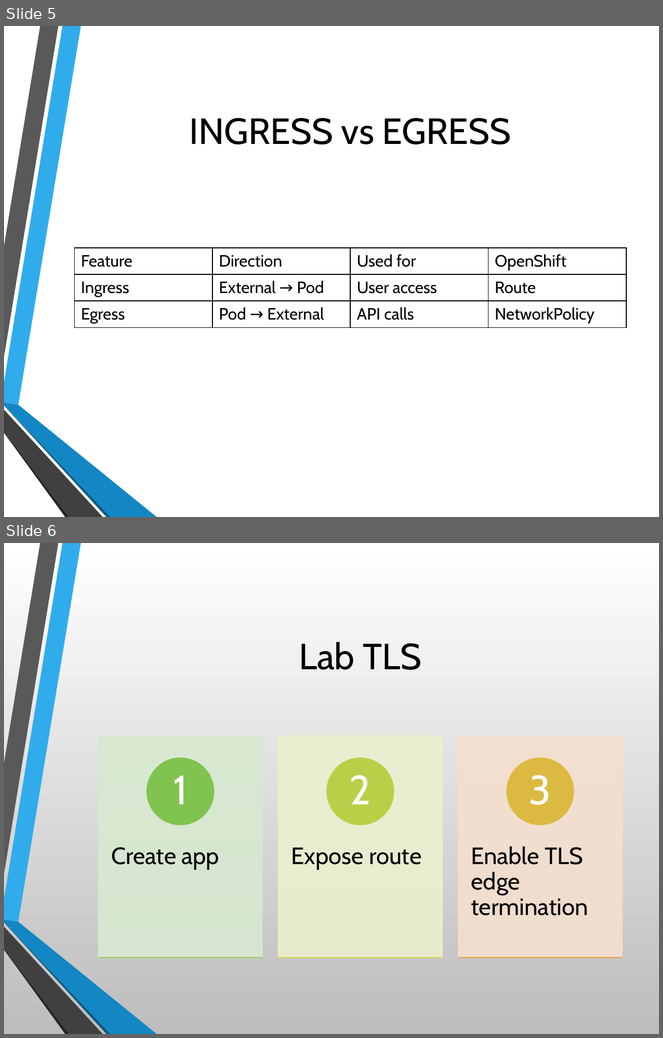
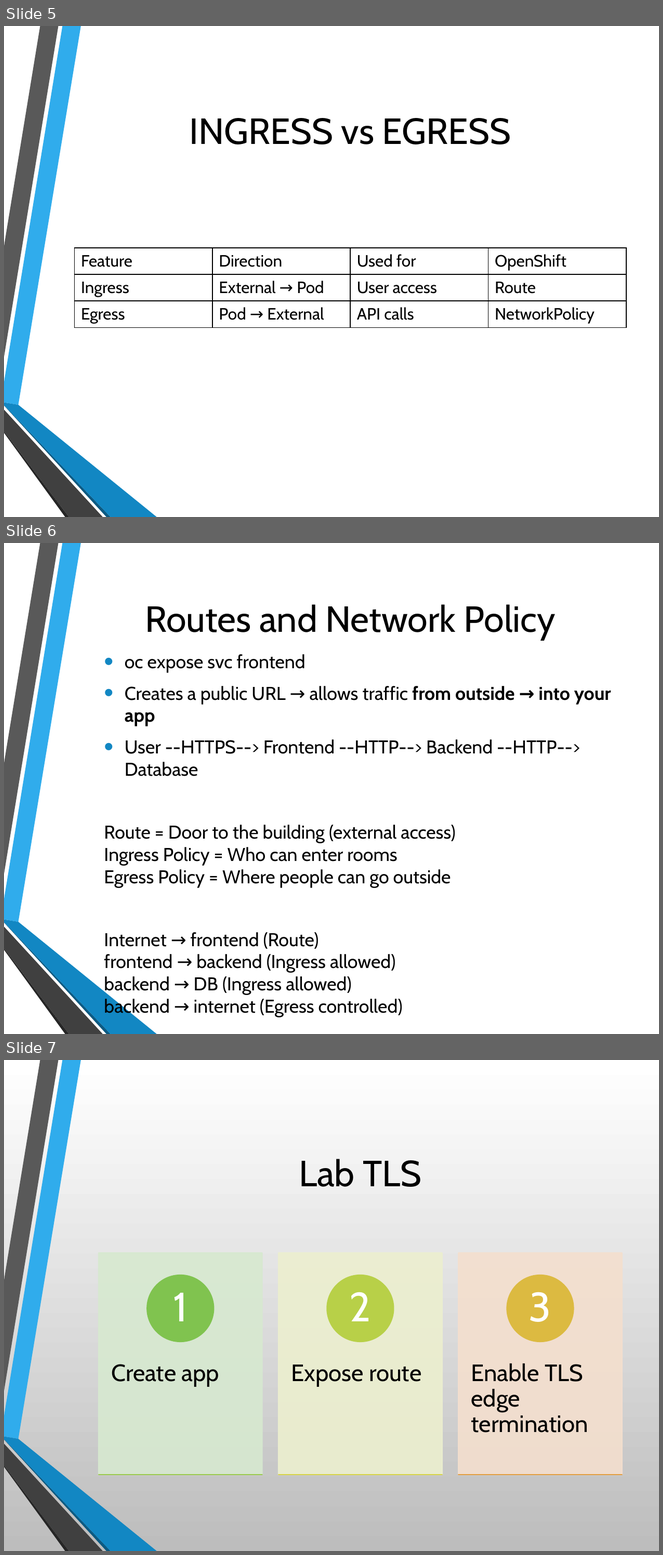
Before and after one commit to ComputerTrainer0/OpenShift, a slide deck: OpenShift DO280 – Day 3.pptx. Shown one above the other, each under a label of ours: slides 5 and 6 before the commit, slides 5, 6 and 7 after it. The pictures are 663x1038 and 663x1555 pixels, drawn with LibreOffice and Linux fonts; fonts in the diff are those of the drawing; background and template pictures are left out. Boxes give left, top, right and bottom in pixels: in the first picture for what was removed or moved away, otherwise in the second. Text is boxed around its words. In the diff, an @@ line names an element or a change of style, - is before the commit and + after.

```diff
--- a/OpenShift DO280 – Day 3.pptx
+++ b/OpenShift DO280 – Day 3.pptx
@@ slide 6 added at [4, 543, 659, 1034], background picture (left out); not listed: 6 template elements that a slide beside it also shows @@
@@ title added at [145, 604, 556, 640], 40 pt, text #000000 @@
+Routes and Network Policy
@@ text added at [104, 654, 611, 1017], 20.4 pt, text #000000 @@
+• oc expose svc frontend
+• Creates a public URL → allows traffic from outside → into your app
+• User --HTTPS--> Frontend --HTTP--> Backend --HTTP--> Database
+Route = Door to the building (external access)
+Ingress Policy = Who can enter rooms
+Egress Policy = Where people can go outside
+Internet → frontend (Route)
+frontend → backend (Ingress allowed)
+backend → DB (Ingress allowed)
+backend → internet (Egress controlled)
@@ what was slide 6 is now slide 7 @@
```
Also in this commit, not shown: 1 other file.
